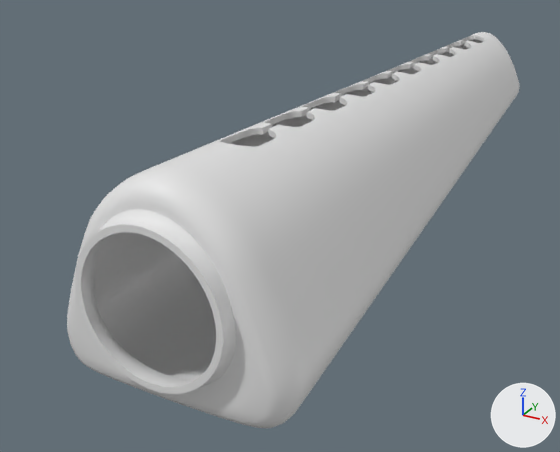
The Blender file Blends/handguard/m16a1 handguard.blend: old version first, new version second.
The view is the same before and after, from a 50 mm camera at (0.1129, -0.1158, 0.096) aimed at (-0.0263, 0.1373, -0.0306). Arrows for +X, +Y and +Z are at lower right; the lights stay in place.

Names of what the first picture shows: 'AR15_A1_Handguard_1'.
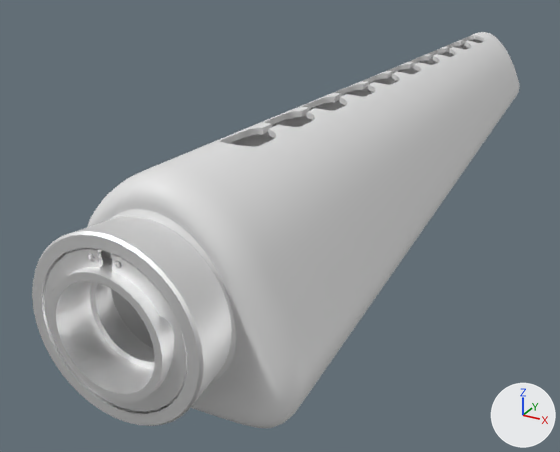
The newer file is also turned or shifted as a whole; pictures and numbers use the older file's frame.

Edits to the bpy script that builds the scene:
```text
Add mat_handguard_ar15_kac_ris_lod0:
    mat_handguard_ar15_kac_ris_lod0 = principled_material('handguard_ar15_kac_ris_LOD0')
    mat_handguard_ar15_kac_ris_lod0.base_color = (1.0, 1.0, 1.0)  # white #ffffff
    mat_handguard_ar15_kac_ris_lod0.metallic = 1.0
    mat_handguard_ar15_kac_ris_lod0.roughness = 0.553
    mat_handguard_ar15_kac_ris_lod0.specular_ior_level = 1.0
Change me_cube_026:
    used by ob_ar15_a1_handguard_1; location = (0.0, 0.0, 0.0)
    remove me_cube_026.from_pydata(...)  # 3147 vertices, 6322 faces; spans x -0.038..0.038, y 0.019..0.327, z -0.038..0.031
    add me_cube_026.from_pydata(...)  # 5469 vertices, 8354 faces; spans x -0.038..0.038, y 0.003..0.327, z -0.038..0.031
    me_cube_026 part 1: 2322 vertices added at x -0.026..0.026, y 0.003..0.024, z -0.029..0.023
    add me_cube_026.materials.append(mat_handguard_ar15_kac_ris_lod0)  # white #ffffff
```

Boxes [x1, y1, x2, y2] around the edits, measured in the pictures (560 x 452 px):
'AR15_A1_Handguard_1', reshaped (8% wider): before [67, 32, 520, 428]; after [32, 32, 520, 428]
part 1 of me_cube_026, added: after [32, 216, 232, 426]
